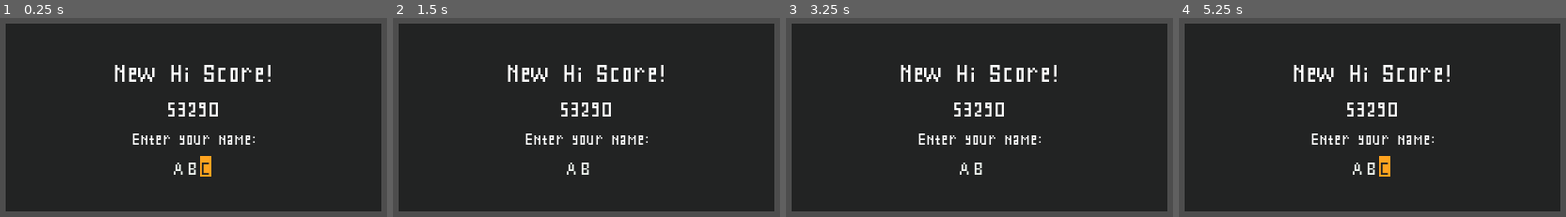
Above: before the commit, frames 1-4 (left to right).
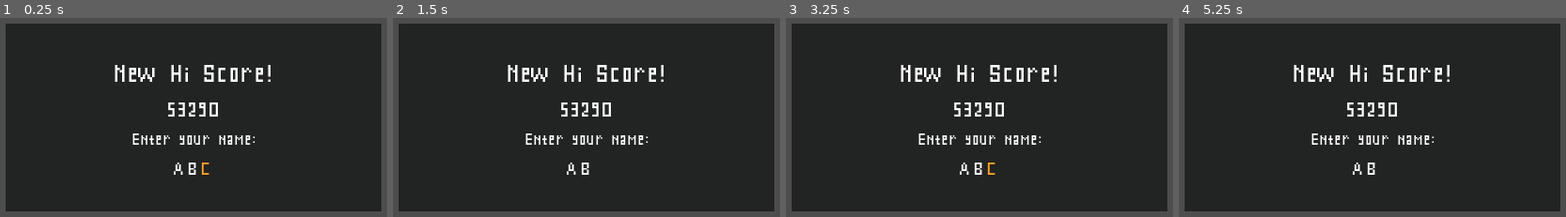
Above: after the commit, the same moments.

Repository: rnakkas/GodotSandbox
Game: Godot game, scene res://ShmupSandbox/UI/Scenes/name_entry_dialog.tscn
Same seed, same stepped clock (60 frames per second), same inputs: the game is played once before the commit and once after it. This scene is started directly instead of the project's main scene.
Inputs (mouse positions are in pixels of both pictures, inside the frame that each line leads up to):
- Up to frame 1 (0.25 s): no input
- Up to frame 2 (1.5 s): tap Enter at 0.5 s; move the mouse to (718, 101) at 0.52 s; hold D (move_right) 0.53-1.28 s; hold Space (shoot) 0.53-1.28 s; tap R (reset) at 1.25 s; move the mouse to (466, 133) at 1.27 s; hold S (move_down) from 1.28 s (still down); tap Space (shoot) at 1.35 s
- Up to frame 3 (3.25 s): tap R (reset) at 2, 2.75 s; move the mouse to (1041, 43) at 2.02 s; release S (move_down) at 2.03 s; hold D (move_right) 2.03-2.78 s; hold Space (shoot) 2.03-2.78 s; move the mouse to (948, 185) at 2.77 s; hold W (move_up) from 2.78 s (still down); tap Space (shoot) at 2.85 s
- Up to frame 4 (5.25 s): tap R (reset) at 3.5, 4.25 s; move the mouse to (1554, 167) at 3.52 s; release W (move_up) at 3.53 s; hold Space (shoot) 3.53-4.28 s; hold A (move_left) 3.53-5.03 s; move the mouse to (1190, 67) at 4.27 s; tap Space (shoot) at 4.35 s; move the mouse to (1403, 117) at 5.02 s; hold S (move_down) from 5.03 s (still down); hold Space (shoot) from 5.03 s (still down)

The runs differ from the first frame. In frame 1, 0.3% of the frame differs, in the area x 51-55%, y 69-80%; in frame 2, less than 0.1%; in frame 3, less than 0.1%; in frame 4, 0.3%.

Commit message:
Name entry dialog: Added logic for scrolling though letters. See TODO for next work

Diff:
--- a/ShmupSandbox/UI/Scenes/name_entry_dialog.tscn
+++ b/ShmupSandbox/UI/Scenes/name_entry_dialog.tscn
@@ -75,9 +75,16 @@
 theme_override_constants/separation = 2
 alignment = 1
 
-[node name="letter_1_container" type="VBoxContainer" parent="MarginContainer/VBoxContainer/HBoxContainer_letters"]
+[node name="letter_1_container" type="VBoxContainer" parent="MarginContainer/VBoxContainer/HBoxContainer_letters" groups=["name_entry_dialog_letter_containers"]]
 custom_minimum_size = Vector2(12, 22)
 layout_mode = 2
+focus_neighbor_left = NodePath(".")
+focus_neighbor_top = NodePath(".")
+focus_neighbor_right = NodePath(".")
+focus_neighbor_bottom = NodePath(".")
+focus_next = NodePath(".")
+focus_previous = NodePath(".")
+focus_mode = 2
 
 [node name="letter_1" type="Label" parent="MarginContainer/VBoxContainer/HBoxContainer_letters/letter_1_container" groups=["name_entry_dialog_letters"]]
 layout_mode = 2
@@ -92,9 +99,16 @@
 theme_override_font_sizes/font_size = 30
 text = "A"
 
-[node name="letter_2_container" type="VBoxContainer" parent="MarginContainer/VBoxContainer/HBoxContainer_letters"]
+[node name="letter_2_container" type="VBoxContainer" parent="MarginContainer/VBoxContainer/HBoxContainer_letters" groups=["name_entry_dialog_letter_containers"]]
 custom_minimum_size = Vector2(12, 22)
 layout_mode = 2
+focus_neighbor_left = NodePath(".")
+focus_neighbor_top = NodePath(".")
+focus_neighbor_right = NodePath(".")
+focus_neighbor_bottom = NodePath(".")
+focus_next = NodePath(".")
+focus_previous = NodePath(".")
+focus_mode = 2
 
 [node name="letter_2" type="Label" parent="MarginContainer/VBoxContainer/HBoxContainer_letters/letter_2_container" groups=["name_entry_dialog_letters"]]
 layout_mode = 2
@@ -109,9 +123,16 @@
 theme_override_font_sizes/font_size = 30
 text = "B"
 
-[node name="letter_3_container" type="VBoxContainer" parent="MarginContainer/VBoxContainer/HBoxContainer_letters"]
+[node name="letter_3_container" type="VBoxContainer" parent="MarginContainer/VBoxContainer/HBoxContainer_letters" groups=["name_entry_dialog_letter_containers"]]
 custom_minimum_size = Vector2(12, 22)
 layout_mode = 2
+focus_neighbor_left = NodePath(".")
+focus_neighbor_top = NodePath(".")
+focus_neighbor_right = NodePath(".")
+focus_neighbor_bottom = NodePath(".")
+focus_next = NodePath(".")
+focus_previous = NodePath(".")
+focus_mode = 2
 
 [node name="letter_3" type="Label" parent="MarginContainer/VBoxContainer/HBoxContainer_letters/letter_3_container" groups=["name_entry_dialog_letters"]]
 layout_mode = 2
--- a/ShmupSandbox/UI/Scripts/name_entry_dialog.gd
+++ b/ShmupSandbox/UI/Scripts/name_entry_dialog.gd
@@ -3,34 +3,62 @@
 @onready var score_label : Label = %score_label
 @onready var blink_timer : Timer = $blink_timer
 
-var ui_elements_list : Array[Control] = []
+var letter_labels_list : Array[Label] = []
+var letter_containers_list : Array[Control] = []
 const blink_time : float = 0.4
+# const allowed_chars : Array[String] = [
+# 	"A", "B", "C", "D", "E", "F", "G", "H", "I", "J", "K", "L",
+# 	"M", "N", "O", "P", "Q", "R", "S", "T", "U", "V", "W", "X",
+# 	"Y", "Z", "1", "2", "3", "4", "5", "6", "7", "8", "9", "0",
+# 	"!", "@", "#", "$", "%", "^", "&", "*", "(", ")", "-", "_",
+# 	"+", "=", "/", "<", ">", "?", ".", ","
+# ]
+
+## FIXME: For testing only, remove
+const allowed_chars : Array[String] = [
+	"A", "B", "C", "D", "E", "F"
+]
+
+var current_char : String
+
 
 ## TODO: Name entry dialog WIP
-## Try:
-	# Getting the container to be the highlighted element
-	# Then just toggling visibility of the letter label?
+## NEXT:
+	# Being able to confirm on selecting a letter for the name
+	# Once a selection on a letter is made, move focus to the next letter
+	# Once all letters have been selected, send signal to move player to game over screen
+	# Also add a timer to automatically set name and move to game over screen if player idles too long on this dialog
+	# Grab focus on first letter from left when dialog becomes visible, i.e. connect to visibility_changed signal
 
 func _ready() -> void:
 	_initialize_letters_list()
+	_initialize_letter_containers_list()
 	_set_blink_timer_properties()
 
-	## FIXME: Just using this for testing only, will remove
-	ui_elements_list[2]. grab_focus()
+	## FIXME: For testing only, will remove
+	letter_containers_list[2]. grab_focus()
 
 
 ## Get the list of letters and connect to their signals
 func _initialize_letters_list() -> void:
 	for node : Node in get_tree().get_nodes_in_group("name_entry_dialog_letters"):
 		if node is Label:
-			ui_elements_list.append(node)
+			letter_labels_list.append(node)
 			_connect_to_group_signals(node)
-	ui_elements_list.sort()
+	letter_labels_list.sort()
 
-## Helper function for connecting to group signals for the letters
-func _connect_to_group_signals(node : Label) -> void:
+## Get the list of letter containers and connect to their signals
+func _initialize_letter_containers_list() -> void:
+	for node : Node in get_tree().get_nodes_in_group("name_entry_dialog_letter_containers"):
+		if node is Control:
+			letter_containers_list.append(node)
+			_connect_to_group_signals(node)
+	letter_containers_list.sort()
+
+## Helper function for connecting to group signals for the letters and containers
+func _connect_to_group_signals(node : Control) -> void:
 	if node.has_signal("focus_entered"):
-		node.focus_entered.connect(_on_letter_label_focus_entered)
+		node.focus_entered.connect(_on_focus_entered)
 
 
 ## Blinking timer properties
@@ -39,25 +67,55 @@
 	blink_timer.one_shot = false
 
 
-## Helper function for blinking the currently highlighted letter label
-func _blink_current_letter() -> void:
-	for element : int in range(ui_elements_list.size()):
-		if ui_elements_list[element].has_focus():
-			ui_elements_list[element].visible = !ui_elements_list[element].visible
-		elif !ui_elements_list[element].visible:
-			ui_elements_list[element].visible = !ui_elements_list[element].visible
-			ui_elements_list[element].grab_focus()
+## Selecting letters for name entry
+func _input(event: InputEvent) -> void:
+	if event.is_action_pressed("move_up"):
+		_scroll_up()
+	elif event.is_action_pressed("move_down"):
+		_scroll_down()
+
+
+## When user scrolls up
+func _scroll_up() -> void:
+	for element : int in range(letter_containers_list.size()):
+		if letter_containers_list[element].has_focus():
+			for character : int in range(allowed_chars.size()):
+				if letter_labels_list[element].text == allowed_chars[character]:
+					# Reset char index back to 0 by getting modulus of character+1 vs size of chars array
+					# This loops array back to start
+					character = (character + 1)%allowed_chars.size()
+					letter_labels_list[element].text = allowed_chars[character]
+					break
+
+## When user scrolls down
+func _scroll_down() -> void:
+	for element : int in range(letter_containers_list.size()):
+		if letter_containers_list[element].has_focus():
+			for character : int in range(allowed_chars.size()):
+				if letter_labels_list[element].text == allowed_chars[character]:
+					# Reset char index back to 0 by getting modulus of character-1 vs size of chars array
+					# This loops array back to start
+					character = (character - 1)%allowed_chars.size()
+					letter_labels_list[element].text = allowed_chars[character]
+					break
 
 ####
 
 ## Signals connections
 
-func _on_letter_label_focus_entered() -> void:
-	for element : int in range(ui_elements_list.size()):
-		if ui_elements_list[element].has_focus():
-			UiUtility.highlight_selected_element(ui_elements_list, ui_elements_list[element])
+func _on_focus_entered() -> void:
+	for element : int in range(letter_containers_list.size()):
+		if letter_containers_list[element].has_focus():
+			letter_containers_list[element].modulate = UiUtility.color_yellow
 			blink_timer.start()
+
 
 
 func _on_blink_timer_timeout() -> void:
 	_blink_current_letter()
+
+## Helper function for blinking the currently highlighted letter label
+func _blink_current_letter() -> void:
+	for element : int in range(letter_containers_list.size()):
+		if letter_containers_list[element].has_focus():
+			letter_containers_list[element].get_child(0).visible = !letter_containers_list[element].get_child(0).visible
